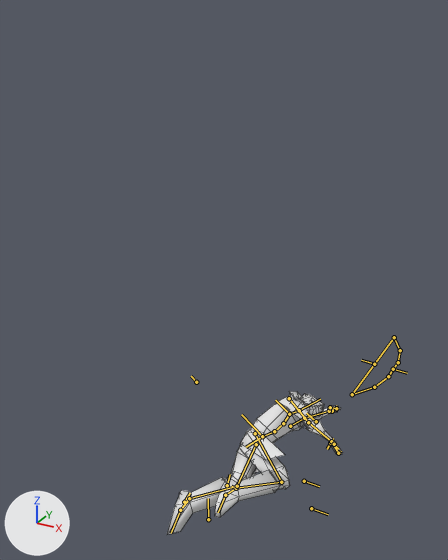
A saved change to the Blender file data/creatures/alien/archer_version_3.blend.
Before and after are seen from a 50 mm camera at (2.41, -4.01, 4.68) aimed at (-0.21, 0.75, 2.31). The axes (+X, +Y, +Z) are drawn at lower left. The lights are the same throughout. Both versions are drawn at frame 21 of the action 'Die'; the numbers are the values there. The bones that bend it are drawn over the model as lines. Mesh edges are drawn as thin lines.
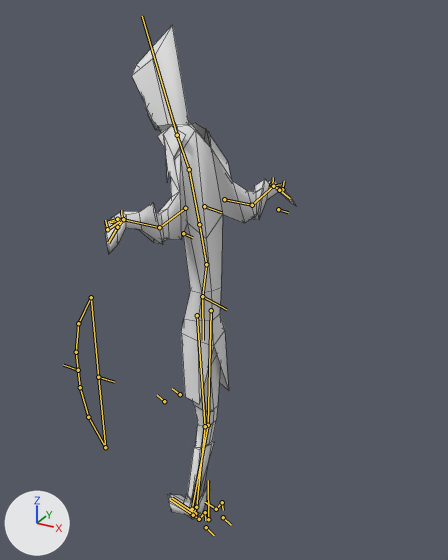
What changed in the scene script:
```text
Change bone_global:
    where bone_global = bpy.data.objects['Armature'].pose.bones['global']
    bone_global.rotation_quaternion: (0.707, 0.0, 0.707, 0.0) -> (-0.471, 0.0, 0.707, 0.0)  # degrees (0, 90, 0) -> degrees (0, -113, 0)
    bone_global.scale: (1.0, 1.0, 1.0) -> (0.79, 1.83, 0.79)
Change bone_knee_pole_l:
    where bone_knee_pole_l = bpy.data.objects['Armature'].pose.bones['knee_pole_l']  # child of 'global'
    bone_knee_pole_l.location: (-6.15, -0.56, -4.34) -> (0.0, 0.0, 0.0)
Change bone_knee_pole_r:
    where bone_knee_pole_r = bpy.data.objects['Armature'].pose.bones['knee_pole_r']  # child of 'global'
    bone_knee_pole_r.location: (-5.9, 0.94, -4.88) -> (0.0, 0.0, 0.0)
Change bone_foot_ctrl_l:
    where bone_foot_ctrl_l = bpy.data.objects['Armature'].pose.bones['foot_ctrl_l']  # child of 'global'
    bone_foot_ctrl_l.location: (-0.53, 1.51, 0.0) -> (0.0, 0.0, 0.0)
    bone_foot_ctrl_l.rotation_quaternion: (0.716, 0.172, 0.294, -0.609) -> (1.0, 0.0, 0.0, 0.0)  # degrees (-8, 39, -84) -> degrees (0, 0, 0)
Change bone_toe_ctrl_l:
    where bone_toe_ctrl_l = bpy.data.objects['Armature'].pose.bones['toe_ctrl_l']  # child of 'foot_ctrl_l'
    bone_toe_ctrl_l.rotation_quaternion: (0.979, 0.158, 0.027, -0.128) -> (1.0, 0.0, 0.0, 0.0)  # degrees (18, 5, -14) -> degrees (0, 0, 0)
Change bone_foot_ctrl_r:
    where bone_foot_ctrl_r = bpy.data.objects['Armature'].pose.bones['foot_ctrl_r']  # child of 'global'
    bone_foot_ctrl_r.location: (3.25, -1.41, 1.66) -> (0.0, 0.0, 0.0)
    bone_foot_ctrl_r.rotation_quaternion: (0.578, 0.412, 0.562, -0.424) -> (1.0, 0.0, 0.0, 0.0)  # degrees (0, 88, -73) -> degrees (0, 0, 0)
Change bone_body_ctrl:
    where bone_body_ctrl = bpy.data.objects['Armature'].pose.bones['body_ctrl']  # child of 'global'
    bone_body_ctrl.location: (8.73, 0.0, -8.24) -> (0.0, 0.0, 0.0)
    bone_body_ctrl.rotation_quaternion: (0.769, 0.199, 0.592, -0.136) -> (1.0, 0.0, 0.0, 0.0)  # degrees (33, 75, 6) -> degrees (0, 0, 0)
Change bone_skull:
    where bone_skull = bpy.data.objects['Armature'].pose.bones['skull']  # child of 'neck'
    bone_skull.rotation_quaternion: (0.974, -0.141, 0.025, -0.175) -> (1.0, 0.0, 0.0, 0.0)  # degrees (-16, 0, -20) -> degrees (0, 0, 0)
Change bone_arm_pole_l:
    where bone_arm_pole_l = bpy.data.objects['Armature'].pose.bones['arm_pole_l']  # child of 'torso_ctrl'
    bone_arm_pole_l.location: (-2.4, 7.01, -3.52) -> (0.0, 0.0, 0.0)
Change bone_arm_pole_r:
    where bone_arm_pole_r = bpy.data.objects['Armature'].pose.bones['arm_pole_r']  # child of 'torso_ctrl'
    bone_arm_pole_r.location: (-2.68, -10.14, -2.4) -> (0.0, 0.0, 0.0)
Change bone_hand_ctrl_l:
    where bone_hand_ctrl_l = bpy.data.objects['Armature'].pose.bones['hand_ctrl_l']  # child of 'torso_ctrl'
    bone_hand_ctrl_l.location: (-0.43, -3.57, 4.84) -> (0.0, 0.0, 0.0)
    bone_hand_ctrl_l.rotation_quaternion: (0.744, 0.637, -0.171, -0.105) -> (1.0, 0.0, 0.0, 0.0)  # degrees (83, -7, -22) -> degrees (0, 0, 0)
    bone_hand_ctrl_l.scale: (0.81, 0.81, 0.81) -> (1.0, 1.0, 1.0)
Change bone_hand_ctrl_r:
    where bone_hand_ctrl_r = bpy.data.objects['Armature'].pose.bones['hand_ctrl_r']  # child of 'torso_ctrl'
    bone_hand_ctrl_r.location: (-3.72, -8.53, 1.42) -> (0.0, 0.0, 0.0)
    bone_hand_ctrl_r.rotation_quaternion: (0.342, 0.163, 0.082, 0.922) -> (1.0, 0.0, 0.0, 0.0)  # degrees (16, -14, 137) -> degrees (0, 0, 0)
Change bone_thumb_r:
    where bone_thumb_r = bpy.data.objects['Armature'].pose.bones['thumb_r']  # child of 'hand_ctrl_r'
    bone_thumb_r.rotation_quaternion: (0.867, -0.476, -0.146, -0.002) -> (1.0, 0.0, 0.0, 0.0)  # degrees (-59, -15, 8) -> degrees (0, 0, 0)
```

Changed parts and their boxes (x1, y1, x2, y2) in the pictures (448 x 560 px):
'Cube', posed (9% wider, 244% taller): before (167, 391, 342, 534); after (105, 25, 296, 520)
bone 'global', root to tip: before (208, 519) to (208, 498); after (208, 519) to (208, 480)
bone 'knee_pole_l', root to tip: before (304, 481) to (319, 486); after (164, 401) to (157, 395)
bone 'knee_pole_r', root to tip: before (311, 508) to (328, 514); after (180, 394) to (172, 388)
bone 'foot_ctrl_l', root to tip: before (184, 502) to (190, 493); after (206, 527) to (214, 535)
bone 'toe_ctrl_l', root to tip: before (180, 510) to (171, 533); after (199, 519) to (188, 511)
bone 'foot_ctrl_r', root to tip: before (227, 485) to (230, 474); after (223, 517) to (231, 525)
bone 'body_ctrl', root to tip: before (262, 436) to (241, 414); after (202, 296) to (226, 309)
bone 'skull', root to tip: before (299, 410) to (320, 399); after (177, 135) to (142, 16)
bone 'arm_pole_l', root to tip: before (196, 382) to (191, 376); after (183, 233) to (192, 237)
bone 'arm_pole_r', root to tip: before (316, 421) to (306, 413); after (278, 209) to (288, 212)
bone 'hand_ctrl_l', root to tip: before (329, 411) to (334, 407); after (122, 220) to (110, 222)
bone 'hand_ctrl_r', root to tip: before (331, 441) to (338, 449); after (272, 186) to (281, 184)
bone 'thumb_r', root to tip: before (330, 443) to (327, 449); after (271, 185) to (272, 185)
